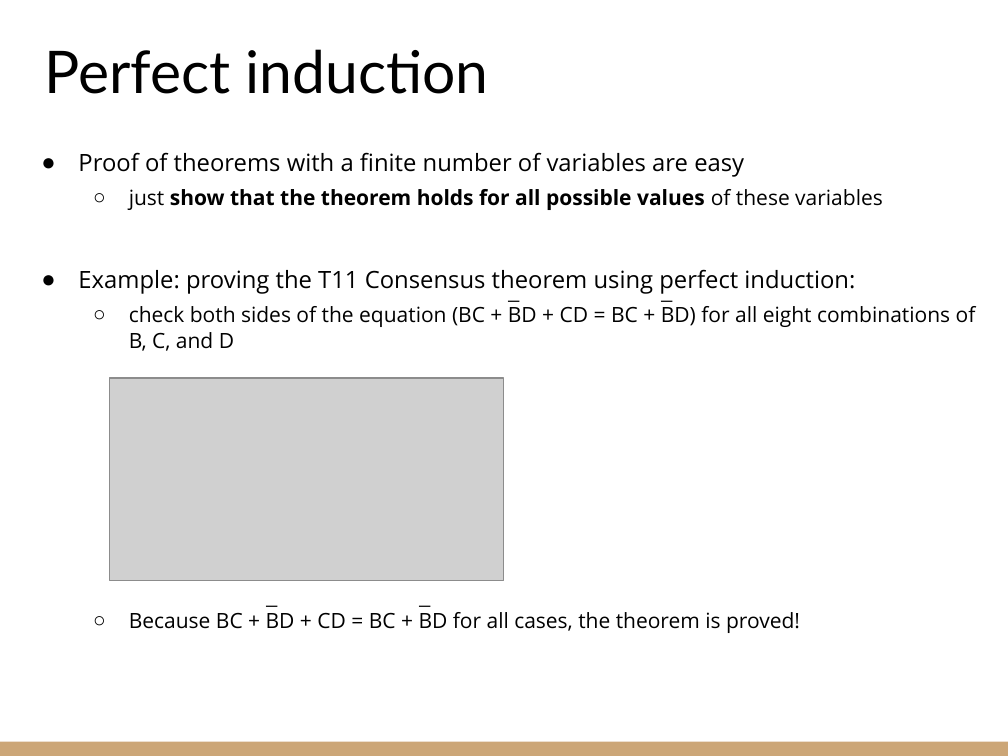
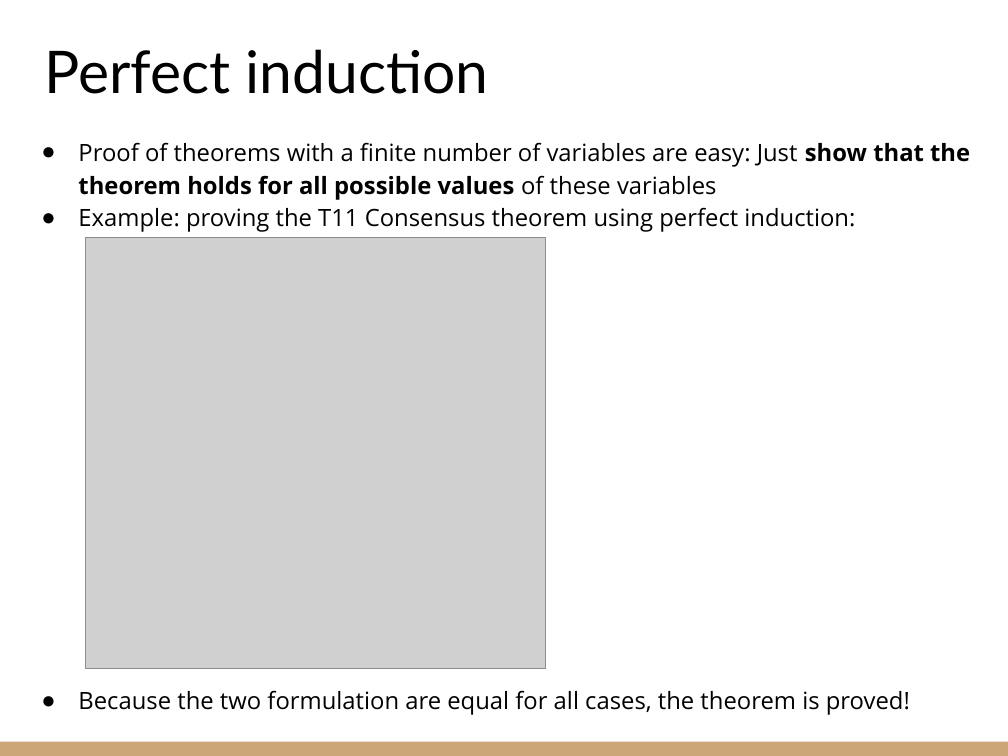
Before and after one commit to riccardoberta/esd, a slide deck: slide 17 of 05 - Boolean Algebra/slides.pptx. Drawn at 1008x756 pixels with LibreOffice and Linux fonts; fonts in the diff are those of the drawing; grey boxes stand for pictures. Boxes give left, top, right and bottom in pixels: in the first picture for what was removed or moved away, otherwise in the second. Text is boxed around its words. In the diff, an @@ line names an element or a change of style, - is before the commit and + after.

```diff
--- a/05 - Boolean Algebra/slides.pptx
+++ b/05 - Boolean Algebra/slides.pptx
@@ text "Proof of theorems with a ...": place and size @@
-text "Proof of theorems with a ..." at bbox=[78, 152, 976, 633]
+text "Proof of theorems with a ..." at bbox=[78, 142, 970, 715]
@@ text at bbox=[78, 142, 970, 200]: text changed; size 15 to 17 pt @@
-● Proof of theorems with a finite number of variables are easy
-  ○ just show that the theorem holds for all possible values of these variables
+● Proof of theorems with a finite number of variables are easy: Just show that the theorem holds for all possible values of these variables
@@ picture added at bbox=[86, 238, 546, 669] @@
@@ text removed at bbox=[499, 273, 530, 307] @@
-_
@@ text removed at bbox=[651, 274, 682, 308] @@
-_
@@ picture removed at bbox=[110, 378, 504, 581] @@
@@ text removed at bbox=[257, 579, 288, 613] @@
-_
@@ text removed at bbox=[409, 580, 440, 614] @@
-_
@@ text at bbox=[78, 690, 910, 715]: text changed; size 15 to 17 pt @@
-  ○ check both sides of the equation (BC + BD + CD = BC + BD) for all eight combinations of B, C, and D
-  ○ Because BC + BD + CD = BC + BD for all cases, the theorem is proved!
+● Because the two formulation are equal for all cases, the theorem is proved!
```
Also in this commit, not shown: 22 other slides changed, 2 slides added, 6 slides removed, 7 other files.
